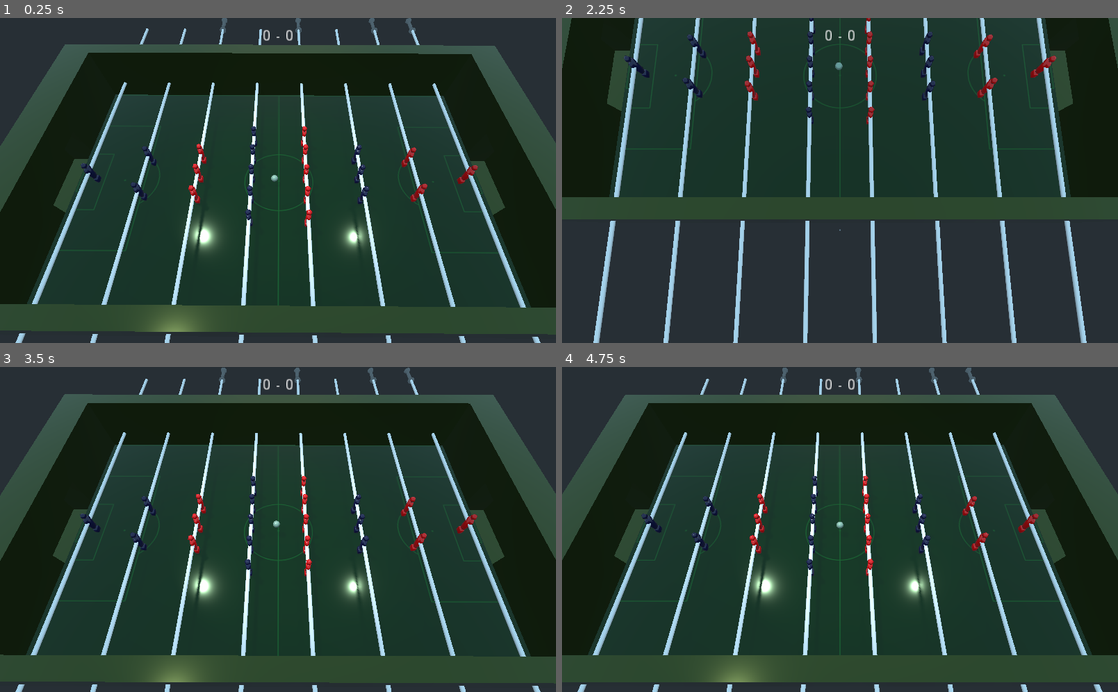
Above: before the commit, frames 1-4 (two rows, left to right).
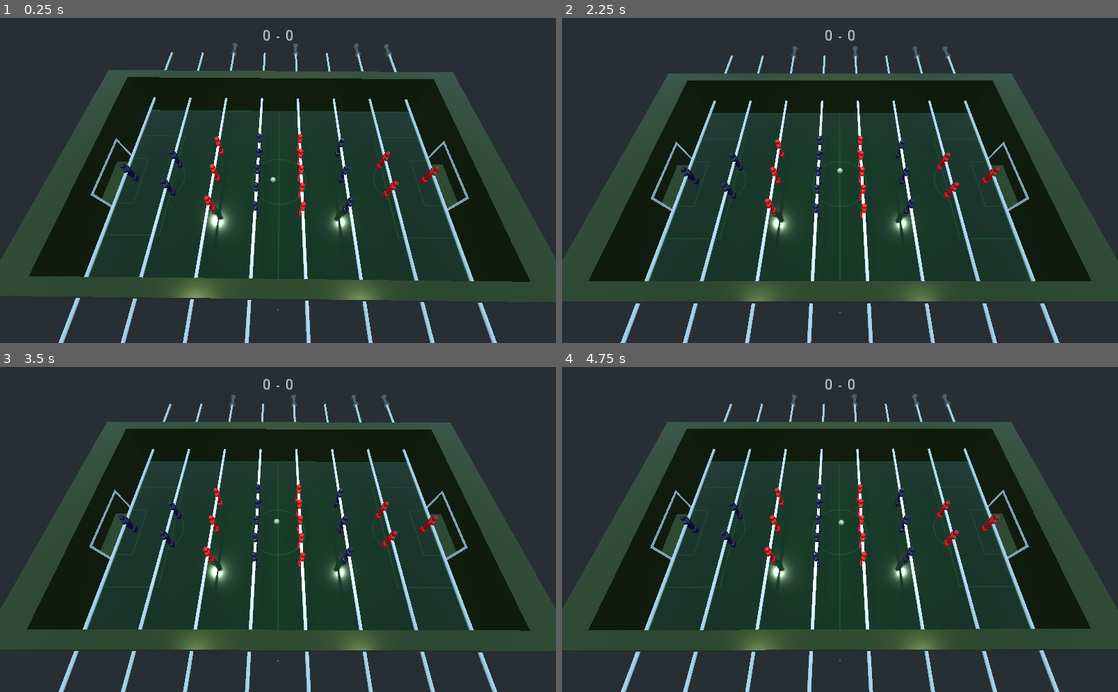
Above: after the commit, the same moments.

Repository: acarrasco/foosball
Game: Godot game, scene res://Room.tscn
Two runs of this game, one before a commit and one after it. Both use one fixed random seed, a clock stepped at 60 frames per second and the inputs below.
Inputs:
- Up to frame 1 (0.25 s): no input
- Up to frame 2 (2.25 s): hold Space 0.53-1.28 s; tap Enter at 1.25 s; tap Space at 1.35, 1.52, 1.82 s; hold Space from 2.03 s (still down)
- Up to frame 3 (3.5 s): release Space at 2.78 s; tap Space at 2.85, 3.02, 3.32 s
- Up to frame 4 (4.75 s): hold Space 3.53-4.28 s; tap Enter at 4.25 s; tap Space at 4.35, 4.52 s

The runs differ from the first frame. In frame 1, 54% of the frame differs, in the area x 0-100%, y 0-100%; in frame 2, 48%; in frame 3, 54%; in frame 4, 54%.

Commit message:
add score detector, reset stray ball, resize pins

Diff:
--- a/Ball.gd
+++ b/Ball.gd
@@ -5,17 +5,23 @@
 # var a = 2
 # var b = "text"
 
-const NUDGE_LIMIT = 4
+const NUDGE_LIMIT = 5
+const NUDGE_SPEED = 4
+
+const BOTTOM_LIMIT = -100
 
 # Called when the node enters the scene tree for the first time.
 func nudge():
 	var v = Vector2(linear_velocity.x, linear_velocity.z).length()
 	if (v < NUDGE_LIMIT):
-		var x = 2 * randf() - 1
-		var z = 2 * randf() - 1
+		var x = NUDGE_SPEED * (randf() - 0.5)
+		var z = NUDGE_SPEED * (randf() - 0.5)
 		apply_central_impulse(Vector3(x, 0, z))
 
-
+func reset():
+	translation = Vector3(0, 10, 0)
+	linear_velocity = Vector3(0, 0, 0)
+	nudge()
 
 func _ready():
 	nudge()
@@ -27,3 +33,6 @@
 		Input.is_joy_button_pressed(1, JOY_L3) or
 		Input.is_joy_button_pressed(1, JOY_R3)):
 		nudge()
+
+	if translation.y < BOTTOM_LIMIT:
+		reset()
--- a/Floor.tscn
+++ b/Floor.tscn
@@ -3,6 +3,7 @@
 [ext_resource path="res://field.png" type="Texture" id=1]
 
 [sub_resource type="PhysicsMaterial" id=1]
+friction = 0.8
 rough = true
 
 [sub_resource type="SpatialMaterial" id=2]
@@ -10,8 +11,6 @@
 albedo_texture = ExtResource( 1 )
 metallic = 0.5
 roughness = 0.1
-transmission_enabled = true
-transmission = Color( 0, 0, 0, 1 )
 
 [sub_resource type="BoxShape" id=3]
 extents = Vector3( 70, 5, 42.5 )
--- a/Goal.tscn
+++ b/Goal.tscn
@@ -1,17 +1,20 @@
-[gd_scene load_steps=6 format=2]
+[gd_scene load_steps=8 format=2]
 
 [ext_resource path="res://Wood.tres" type="Material" id=1]
+[ext_resource path="res://ScoreDetector.gd" type="Script" id=2]
 
-[sub_resource type="BoxShape" id=1]
+[sub_resource type="SpatialMaterial" id=1]
+
+[sub_resource type="BoxShape" id=2]
 extents = Vector3( 5, 15, 17.5 )
 
-[sub_resource type="BoxShape" id=2]
+[sub_resource type="BoxShape" id=3]
 extents = Vector3( 5, 5, 12.5 )
 
-[sub_resource type="BoxShape" id=3]
+[sub_resource type="BoxShape" id=4]
 extents = Vector3( 5, 15, 45 )
 
-[sub_resource type="BoxShape" id=4]
+[sub_resource type="BoxShape" id=5]
 extents = Vector3( 5, 5, 12.5 )
 
 [node name="Goal" type="Spatial"]
@@ -29,10 +32,16 @@
 depth = 95.0
 material = ExtResource( 1 )
 
+[node name="Frame" type="CSGBox" parent="StaticBody/CSGCombiner/Wall"]
+width = 10.2
+height = 14.0
+depth = 27.0
+material = SubResource( 1 )
+
 [node name="Hole" type="CSGBox" parent="StaticBody/CSGCombiner/Wall"]
 transform = Transform( 1, 0, 0, 0, 1, 0, 0, 0, 1, 0, -2, 0 )
 operation = 2
-width = 12.0
+width = 14.0
 height = 16.0
 depth = 25.0
 material = ExtResource( 1 )
@@ -46,23 +55,24 @@
 
 [node name="Left" type="CollisionShape" parent="StaticBody"]
 transform = Transform( 1, 0, 0, 0, 1, 0, 0, 0, 1, 0, 5, 30 )
-shape = SubResource( 1 )
+shape = SubResource( 2 )
 
 [node name="Right" type="CollisionShape" parent="StaticBody"]
 transform = Transform( 1, 0, 0, 0, 1, 0, 0, 0, 1, 0, 5, -30 )
-shape = SubResource( 1 )
+shape = SubResource( 2 )
 
 [node name="Top" type="CollisionShape" parent="StaticBody"]
 transform = Transform( 1, 0, 0, 0, 1, 0, 0, 0, 1, 0, 15, 0 )
-shape = SubResource( 2 )
+shape = SubResource( 3 )
 
 [node name="Back" type="CollisionShape" parent="StaticBody"]
 transform = Transform( 1, 0, 0, 0, 1, 0, 0, 0, 1, 10, 5, 0 )
-shape = SubResource( 3 )
+shape = SubResource( 4 )
 
 [node name="ScoreDetector" type="Area" parent="."]
-transform = Transform( 1, 0, 0, 0, 1, 0, 0, 0, 1, -0.485158, 0, 0 )
+transform = Transform( 1, 0, 0, 0, 1, 0, 0, 0, 1, -0.485, -5, 0 )
+script = ExtResource( 2 )
 
 [node name="CollisionShape" type="CollisionShape" parent="ScoreDetector"]
-transform = Transform( 1, 0, 0, 0, 1, 0, 0, 0, 1, 0, -5, 0 )
-shape = SubResource( 4 )
+shape = SubResource( 5 )
+[connection signal="body_entered" from="ScoreDetector" to="ScoreDetector" method="_on_ScoreDetector_body_entered"]
--- a/Pin.tscn
+++ b/Pin.tscn
@@ -17,18 +17,18 @@
 input_ray_pickable = false
 
 [node name="Mesh" type="MeshInstance" parent="."]
-transform = Transform( -1.62921e-07, 0, 1, 0, 1, 0, -1, 0, -1.62921e-07, 0, 0, 0 )
+transform = Transform( -1.95505e-07, 0, 1.2, 0, 1.2, 0, -1.2, 0, -1.95505e-07, 0, 3, 0 )
 mesh = ExtResource( 1 )
 material/0 = SubResource( 1 )
 
 [node name="CollisionShape3" type="CollisionShape" parent="."]
-transform = Transform( -1.62921e-07, 0, 1, 0, 1, 0, -1, 0, -1.62921e-07, 0, 0, 0 )
+transform = Transform( -1.95505e-07, 0, 1.2, 0, 1.2, 0, -1.2, 0, -1.95505e-07, 0, 3, 0 )
 shape = SubResource( 2 )
 
 [node name="CollisionShape2" type="CollisionShape" parent="."]
-transform = Transform( -1.62921e-07, 0, 1, 0, 1, 0, -1, 0, -1.62921e-07, 0, 0, 0 )
+transform = Transform( -1.95505e-07, 0, 1.2, 0, 1.2, 0, -1.2, 0, -1.95505e-07, 0, 3, 0 )
 shape = SubResource( 3 )
 
 [node name="CollisionShape" type="CollisionShape" parent="."]
-transform = Transform( -1.62921e-07, 0, 1, 0, 1, 0, -1, 0, -1.62921e-07, 0, 0, 0 )
+transform = Transform( -1.95505e-07, 0, 1.2, 0, 1.2, 0, -1.2, 0, -1.95505e-07, 0, 3, 0 )
 shape = SubResource( 4 )
--- a/Room.gd
+++ b/Room.gd
@@ -14,15 +14,17 @@
 
 # Called when the node enters the scene tree for the first time.
 func _ready():
-	cameras = [$CameraLeft, $CameraRight]
+	cameras = [$CameraLeft]
 	ball = $Table/Ball
-	lights = [$SpotLight1, $SpotLight2, $SpotLight3]
+	lights = [$SpotLight1, $SpotLight2, $SpotLight3, $SpotLight4]
 
 
 # Called every frame. 'delta' is the elapsed time since the previous frame.
 func _process(delta):
 	if Input.is_key_pressed(KEY_SPACE):
-		get_tree().reload_current_scene()
+		$Table/Ball.reset()
+		$Table/GoalLeft/ScoreDetector.score = 0
+		$Table/GoalRight/ScoreDetector.score = 0
 
 	var target
 	target = ball.translation * CAMERA_EASING
@@ -32,3 +34,5 @@
 	target = ball.translation * LIGHT_EASING
 	for light in lights:
 		light.look_at(target, UP)
+
+	$Score.text = str($Table/GoalLeft/ScoreDetector.score) + " - " + str($Table/GoalRight/ScoreDetector.score)
--- a/Room.tscn
+++ b/Room.tscn
@@ -9,14 +9,7 @@
 [node name="Table" parent="." instance=ExtResource( 1 )]
 
 [node name="CameraLeft" type="Camera" parent="."]
-transform = Transform( 1, 0, 0, 0, 0.173648, 0.984807, 0, -0.984807, 0.173648, 0, 85, 50 )
-fov = 60.0
-near = 1.0
-far = 500.0
-
-[node name="CameraRight" type="Camera" parent="."]
-transform = Transform( -0.928739, -0.365103, 0.0643775, 0, 0.173648, 0.984808, -0.370736, 0.914629, -0.161274, 1.52588e-05, 59.8862, -1.21891 )
-fov = 59.0625
+transform = Transform( 1, 0, 0, 0, 0.173648, 0.984807, 0, -0.984807, 0.173648, 0, 90, 50 )
 near = 1.0
 far = 500.0
 
@@ -37,8 +30,8 @@
 light_energy = 0.6
 light_specular = 0.71
 shadow_enabled = true
-shadow_bias = 4.0
-shadow_contact = 1.5
+shadow_bias = 3.0
+shadow_contact = 2.0
 spot_range = 300.0
 spot_attenuation = 0.329877
 spot_angle = 10.0
@@ -49,8 +42,8 @@
 light_energy = 0.6
 light_specular = 0.71
 shadow_enabled = true
-shadow_bias = 4.0
-shadow_contact = 1.5
+shadow_bias = 3.0
+shadow_contact = 2.0
 spot_range = 300.0
 spot_angle = 15.0
 
@@ -59,8 +52,8 @@
 light_energy = 0.6
 light_specular = 0.71
 shadow_enabled = true
-shadow_bias = 4.0
-shadow_contact = 1.5
+shadow_bias = 3.0
+shadow_contact = 2.0
 spot_range = 300.0
 spot_angle = 15.0
 
@@ -69,13 +62,13 @@
 light_energy = 0.6
 light_specular = 0.71
 shadow_enabled = true
-shadow_bias = 4.0
-shadow_contact = 1.5
+shadow_bias = 3.0
+shadow_contact = 2.0
 spot_range = 300.0
 spot_angle = 15.0
 
 [node name="Above" type="OmniLight" parent="."]
-transform = Transform( 1, 0, 0, 0, -1.62921e-07, 1, 0, -1, -1.62921e-07, 0, 44.2516, 0 )
+transform = Transform( 1, 0, 0, 0, -1.62921e-07, 1, 0, -1, -1.62921e-07, 0, 30.8017, 0 )
 light_energy = 0.5
 light_specular = 0.71
 shadow_enabled = true
--- /dev/null
+++ b/ScoreDetector.gd
@@ -0,0 +1,23 @@
+extends Area
+
+
+# Declare member variables here. Examples:
+# var a = 2
+# var b = "text"
+
+export var score = 0
+
+# Called when the node enters the scene tree for the first time.
+func _ready():
+	pass # Replace with function body.
+
+
+# Called every frame. 'delta' is the elapsed time since the previous frame.
+#func _process(delta):
+#	pass
+
+
+func _on_ScoreDetector_body_entered(body):
+	if body.has_method("reset"):
+		score += 1
+		body.reset()
--- a/Table.tscn
+++ b/Table.tscn
@@ -11,7 +11,8 @@
 [ext_resource path="res://Ball.gd" type="Script" id=9]
 
 [sub_resource type="PhysicsMaterial" id=1]
-friction = 2.0
+friction = 0.8
+rough = true
 bounce = 0.5
 
 [sub_resource type="SphereShape" id=2]
@@ -66,7 +67,7 @@
 material = ExtResource( 4 )
 
 [node name="LeftBars" type="Spatial" parent="."]
-transform = Transform( 1, 0, 0, 0, 1, 0, 0, 0, 1, 0, 6, 0 )
+transform = Transform( 1, 0, 0, 0, 1, 0, 0, 0, 1, 0, 8, 0 )
 script = ExtResource( 8 )
 team_color = Color( 0.0862745, 0.0941176, 0.270588, 1 )
 
@@ -77,7 +78,6 @@
 ROTATE_AXIS = [ 0, 3 ]
 
 [node name="Pin" parent="LeftBars/0" instance=ExtResource( 7 )]
-transform = Transform( 1, 0, 0, 0, 1, 0, 0, 0, 1, 0, 3, 0 )
 
 [node name="1" parent="LeftBars" instance=ExtResource( 5 )]
 transform = Transform( 1, 0, 0, 0, 1, 0, 0, 0, 1, -45, 0, 0 )
@@ -87,10 +87,10 @@
 ROTATE_AXIS = [ 0, 3 ]
 
 [node name="Pin1" parent="LeftBars/1" instance=ExtResource( 7 )]
-transform = Transform( 1, 0, 0, 0, 1, 0, 0, 0, 1, 0, 3, -7 )
+transform = Transform( 1, 0, 0, 0, 1, 0, 0, 0, 1, 0, 0, -7 )
 
 [node name="Pin2" parent="LeftBars/1" instance=ExtResource( 7 )]
-transform = Transform( 1, 0, 0, 0, 1, 0, 0, 0, 1, 0, 3, 7 )
+transform = Transform( 1, 0, 0, 0, 1, 0, 0, 0, 1, 0, 0, 7 )
 
 [node name="2" parent="LeftBars" instance=ExtResource( 5 )]
 transform = Transform( 1, 0, 0, 0, 1, 0, 0, 0, 1, -9, 0, 0 )
@@ -100,38 +100,36 @@
 ROTATE_AXIS = [ 0, 3 ]
 
 [node name="Pin1" parent="LeftBars/2" instance=ExtResource( 7 )]
-transform = Transform( 1, 0, 0, 0, 1, 0, 0, 0, 1, 0, 3, -16 )
+transform = Transform( 1, 0, 0, 0, 1, 0, 0, 0, 1, 0, 0, -16 )
 
 [node name="Pin2" parent="LeftBars/2" instance=ExtResource( 7 )]
-transform = Transform( 1, 0, 0, 0, 1, 0, 0, 0, 1, 0, 3, -8 )
+transform = Transform( 1, 0, 0, 0, 1, 0, 0, 0, 1, 0, 0, -8 )
 
 [node name="Pin3" parent="LeftBars/2" instance=ExtResource( 7 )]
-transform = Transform( 1, 0, 0, 0, 1, 0, 0, 0, 1, 0, 3, 0 )
 
 [node name="Pin4" parent="LeftBars/2" instance=ExtResource( 7 )]
-transform = Transform( 1, 0, 0, 0, 1, 0, 0, 0, 1, 0, 3, 8 )
+transform = Transform( 1, 0, 0, 0, 1, 0, 0, 0, 1, 0, 0, 8 )
 
 [node name="Pin5" parent="LeftBars/2" instance=ExtResource( 7 )]
-transform = Transform( 1, 0, 0, 0, 1, 0, 0, 0, 1, 0, 3, 16 )
+transform = Transform( 1, 0, 0, 0, 1, 0, 0, 0, 1, 0, 0, 16 )
 
 [node name="3" parent="LeftBars" instance=ExtResource( 5 )]
 transform = Transform( 1, 0, 0, 0, 1, 0, 0, 0, 1, 27, 0, 0 )
 script = ExtResource( 6 )
-max_sway = 28
+max_sway = 26
 SWAY_AXIS = [ 1, 2 ]
 ROTATE_AXIS = [ 0, 3 ]
 
 [node name="Pin1" parent="LeftBars/3" instance=ExtResource( 7 )]
-transform = Transform( 1, 0, 0, 0, 1, 0, 0, 0, 1, 0, 3, -8 )
+transform = Transform( 1, 0, 0, 0, 1, 0, 0, 0, 1, 0, 0, -14 )
 
 [node name="Pin2" parent="LeftBars/3" instance=ExtResource( 7 )]
-transform = Transform( 1, 0, 0, 0, 1, 0, 0, 0, 1, 0, 3, 0 )
 
 [node name="Pin3" parent="LeftBars/3" instance=ExtResource( 7 )]
-transform = Transform( 1, 0, 0, 0, 1, 0, 0, 0, 1, 0, 3, 8 )
+transform = Transform( 1, 0, 0, 0, 1, 0, 0, 0, 1, 0, 0, 14 )
 
 [node name="RightBars" type="Spatial" parent="."]
-transform = Transform( -1, 0, -3.25841e-07, 0, 1, 0, 3.25841e-07, 0, -1, 0, 6, 0 )
+transform = Transform( -1, 0, -3.25841e-07, 0, 1, 0, 3.25841e-07, 0, -1, 0, 8, 0 )
 script = ExtResource( 8 )
 joy = 1
 invert = true
@@ -145,7 +143,6 @@
 analog = 1
 
 [node name="Pin" parent="RightBars/0" instance=ExtResource( 7 )]
-transform = Transform( 1, 0, 0, 0, 1, 0, 0, 0, 1, 0, 3, 0 )
 
 [node name="1" parent="RightBars" instance=ExtResource( 5 )]
 transform = Transform( 1, 0, 0, 0, 1, 0, 0, 0, 1, -45, 0, 0 )
@@ -155,10 +152,10 @@
 joy = 1
 
 [node name="Pin1" parent="RightBars/1" instance=ExtResource( 7 )]
-transform = Transform( 1, 0, 0, 0, 1, 0, 0, 0, 1, 0, 3, -7 )
+transform = Transform( 1, 0, 0, 0, 1, 0, 0, 0, 1, 0, 0, -7 )
 
 [node name="Pin2" parent="RightBars/1" instance=ExtResource( 7 )]
-transform = Transform( 1, 0, 0, 0, 1, 0, 0, 0, 1, 0, 3, 7 )
+transform = Transform( 1, 0, 0, 0, 1, 0, 0, 0, 1, 0, 0, 7 )
 
 [node name="2" parent="RightBars" instance=ExtResource( 5 )]
 transform = Transform( 1, 0, 0, 0, 1, 0, 0, 0, 1, -9, 0, 0 )
@@ -168,35 +165,33 @@
 joy = 1
 
 [node name="Pin1" parent="RightBars/2" instance=ExtResource( 7 )]
-transform = Transform( 1, 0, 0, 0, 1, 0, 0, 0, 1, 0, 3, -16 )
+transform = Transform( 1, 0, 0, 0, 1, 0, 0, 0, 1, 0, 0, -16 )
 
 [node name="Pin2" parent="RightBars/2" instance=ExtResource( 7 )]
-transform = Transform( 1, 0, 0, 0, 1, 0, 0, 0, 1, 0, 3, -8 )
+transform = Transform( 1, 0, 0, 0, 1, 0, 0, 0, 1, 0, 0, -8 )
 
 [node name="Pin3" parent="RightBars/2" instance=ExtResource( 7 )]
-transform = Transform( 1, 0, 0, 0, 1, 0, 0, 0, 1, 0, 3, 0 )
 
 [node name="Pin4" parent="RightBars/2" instance=ExtResource( 7 )]
-transform = Transform( 1, 0, 0, 0, 1, 0, 0, 0, 1, 0, 3, 8 )
+transform = Transform( 1, 0, 0, 0, 1, 0, 0, 0, 1, 0, 0, 8 )
 
 [node name="Pin5" parent="RightBars/2" instance=ExtResource( 7 )]
-transform = Transform( 1, 0, 0, 0, 1, 0, 0, 0, 1, 0, 3, 16 )
+transform = Transform( 1, 0, 0, 0, 1, 0, 0, 0, 1, 0, 0, 16 )
 
 [node name="3" parent="RightBars" instance=ExtResource( 5 )]
 transform = Transform( 1, 0, 0, 0, 1, 0, 0, 0, 1, 27, 0, 0 )
 script = ExtResource( 6 )
-max_sway = 28
+max_sway = 26
 invert = -1
 joy = 1
 
 [node name="Pin1" parent="RightBars/3" instance=ExtResource( 7 )]
-transform = Transform( 1, 0, 0, 0, 1, 0, 0, 0, 1, 0, 3, -8 )
+transform = Transform( 1, 0, 0, 0, 1, 0, 0, 0, 1, 0, 0, -14 )
 
 [node name="Pin2" parent="RightBars/3" instance=ExtResource( 7 )]
-transform = Transform( 1, 0, 0, 0, 1, 0, 0, 0, 1, 0, 3, 0 )
 
 [node name="Pin3" parent="RightBars/3" instance=ExtResource( 7 )]
-transform = Transform( 1, 0, 0, 0, 1, 0, 0, 0, 1, 0, 3, 8 )
+transform = Transform( 1, 0, 0, 0, 1, 0, 0, 0, 1, 0, 0, 14 )
 
 [node name="Ball" type="RigidBody" parent="."]
 transform = Transform( 0.152089, 0.988367, 0, -0.988367, 0.152089, 0, 0, 0, 1, -0.360352, 5.1361, -0.105382 )
